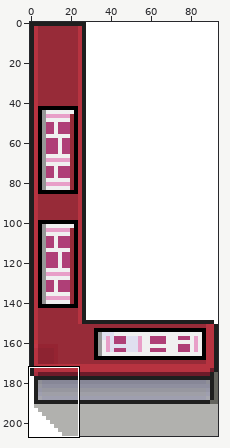
Two versions of one sprite sheet, Tileset/Object/Counter_1.png. Above: a wide view before the commit, with the close-up outlined.
Close-up. Earlier state:
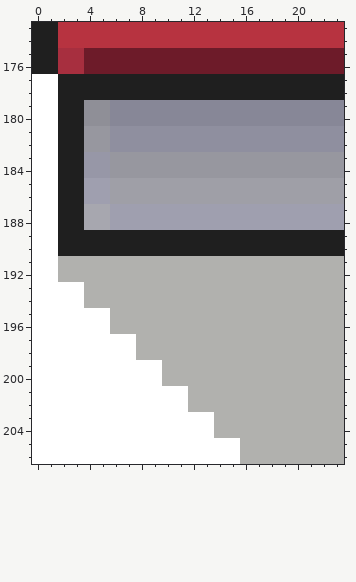
The file is 94x207 pixels. Shown: x 0..23, y 173..206. The commit also changed other parts of the picture, which this record leaves out.
Now the later version:
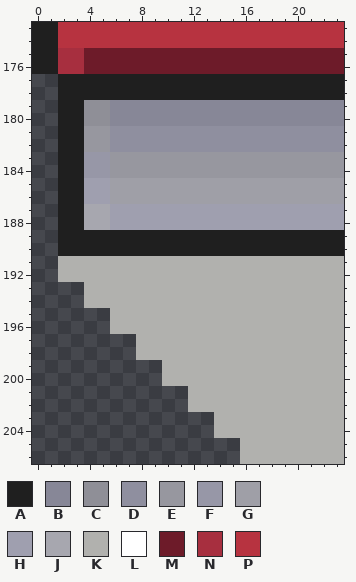
Palette (. is transparent): A #1f1f1f  B #878797  C #8f8f97  D #8f8f9f  E #97979f  F #9797a7  G #9f9fa7  H #9f9faf  J #a7a7af  K #b1b1ae  L #ffffff  M #6d1b29  N #a72f3f  P #b73340
What changed:
@@ x 0..23 @@
 176 AANNMMMMMMMMMMMMMMMMMMMM
-177 LLAAAAAAAAAAAAAAAAAAAAAA
-178 LLAAAAAAAAAAAAAAAAAAAAAA
-179 LLAACCBBBBBBBBBBBBBBBBBB
-180 LLAACCBBBBBBBBBBBBBBBBBB
-181 LLAAEEDDDDDDDDDDDDDDDDDD
-182 LLAAEEDDDDDDDDDDDDDDDDDD
-183 LLAAFFEEEEEEEEEEEEEEEEEE
-184 LLAAFFEEEEEEEEEEEEEEEEEE
-185 LLAAHHGGGGGGGGGGGGGGGGGG
-186 LLAAHHGGGGGGGGGGGGGGGGGG
-187 LLAAJJHHHHHHHHHHHHHHHHHH
-188 LLAAJJHHHHHHHHHHHHHHHHHH
-189 LLAAAAAAAAAAAAAAAAAAAAAA
-190 LLAAAAAAAAAAAAAAAAAAAAAA
-191 LLKKKKKKKKKKKKKKKKKKKKKK
-192 LLKKKKKKKKKKKKKKKKKKKKKK
-193 LLLLKKKKKKKKKKKKKKKKKKKK
-194 LLLLKKKKKKKKKKKKKKKKKKKK
-195 LLLLLLKKKKKKKKKKKKKKKKKK
-196 LLLLLLKKKKKKKKKKKKKKKKKK
-197 LLLLLLLLKKKKKKKKKKKKKKKK
-198 LLLLLLLLKKKKKKKKKKKKKKKK
-199 LLLLLLLLLLKKKKKKKKKKKKKK
-200 LLLLLLLLLLKKKKKKKKKKKKKK
-201 LLLLLLLLLLLLKKKKKKKKKKKK
-202 LLLLLLLLLLLLKKKKKKKKKKKK
-203 LLLLLLLLLLLLLLKKKKKKKKKK
-204 LLLLLLLLLLLLLLKKKKKKKKKK
-205 LLLLLLLLLLLLLLLLKKKKKKKK
-206 LLLLLLLLLLLLLLLLKKKKKKKK
+177 ..AAAAAAAAAAAAAAAAAAAAAA
+178 ..AAAAAAAAAAAAAAAAAAAAAA
+179 ..AACCBBBBBBBBBBBBBBBBBB
+180 ..AACCBBBBBBBBBBBBBBBBBB
+181 ..AAEEDDDDDDDDDDDDDDDDDD
+182 ..AAEEDDDDDDDDDDDDDDDDDD
+183 ..AAFFEEEEEEEEEEEEEEEEEE
+184 ..AAFFEEEEEEEEEEEEEEEEEE
+185 ..AAHHGGGGGGGGGGGGGGGGGG
+186 ..AAHHGGGGGGGGGGGGGGGGGG
+187 ..AAJJHHHHHHHHHHHHHHHHHH
+188 ..AAJJHHHHHHHHHHHHHHHHHH
+189 ..AAAAAAAAAAAAAAAAAAAAAA
+190 ..AAAAAAAAAAAAAAAAAAAAAA
+191 ..KKKKKKKKKKKKKKKKKKKKKK
+192 ..KKKKKKKKKKKKKKKKKKKKKK
+193 ....KKKKKKKKKKKKKKKKKKKK
+194 ....KKKKKKKKKKKKKKKKKKKK
+195 ......KKKKKKKKKKKKKKKKKK
+196 ......KKKKKKKKKKKKKKKKKK
+197 ........KKKKKKKKKKKKKKKK
+198 ........KKKKKKKKKKKKKKKK
+199 ..........KKKKKKKKKKKKKK
+200 ..........KKKKKKKKKKKKKK
+201 ............KKKKKKKKKKKK
+202 ............KKKKKKKKKKKK
+203 ..............KKKKKKKKKK
+204 ..............KKKKKKKKKK
+205 ................KKKKKKKK
+206 ................KKKKKKKK
Pixel boxes of the changes (left, top, right, bottom) in both close-ups:
erased: (32, 74, 240, 464)
